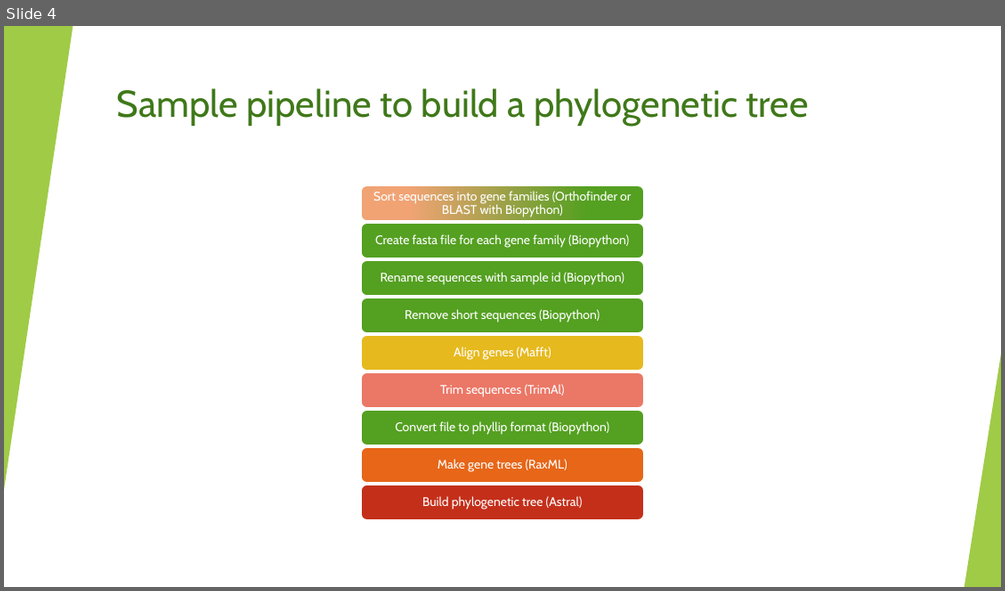
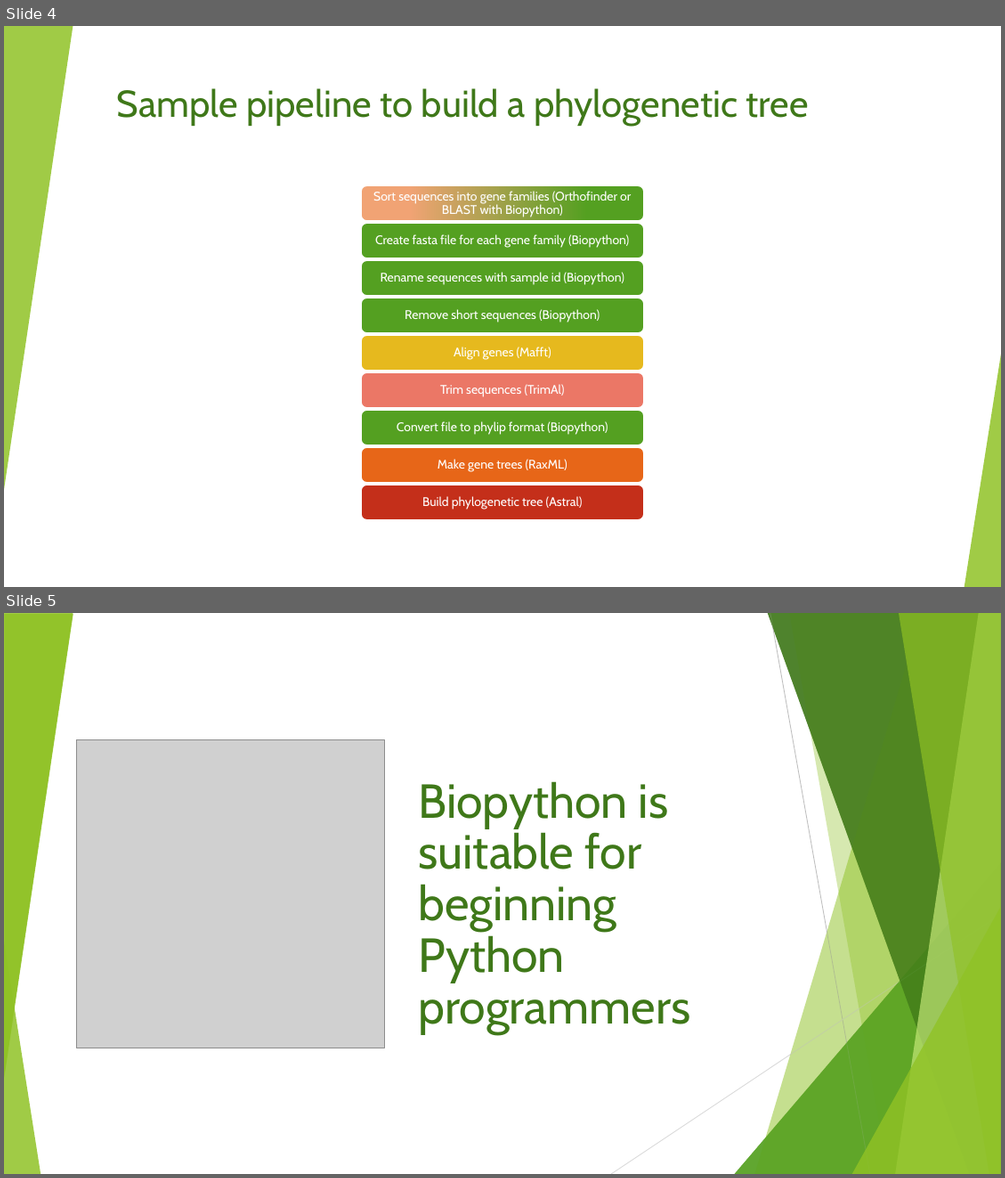
Before and after one commit to aGitHasNoName/Biopython, a slide deck: slides.pptx. Shown one above the other, each under a label of ours: slide 4 before the commit, slides 4 and 5 after it. The pictures are 1005x591 and 1005x1178 pixels, drawn with LibreOffice and Linux fonts; fonts in the diff are those of the drawing; grey boxes stand for pictures. Boxes give left, top, right and bottom in pixels: in the first picture for what was removed or moved away, otherwise in the second. Text is boxed around its words. In the diff, an @@ line names an element or a change of style, - is before the commit and + after.

```diff
--- a/slides.pptx
+++ b/slides.pptx
@@ slide 5 added at [4,613,1001,1174], background #FFFFFF; not listed: 8 template elements that a slide beside it also shows @@
@@ group added at [4,613,1001,1174]: 5 freeform shapes, 3 triangles, 2 lines @@
@@ triangle added at [4,614,73,1078], fill #90C226 at 85% opacity @@
@@ picture added at [77,740,385,1048] @@
@@ title added at [418,781,690,1034], 46 pt, text #3F7819 @@
+Biopython is suitable for beginning Python programmers
@@ slide 4 changed as well @@
@@ text at [396,421,607,435]: text changed @@
-Convert file to phyllip format (Biopython)
+Convert file to phylip format (Biopython)
```
Also in this commit, not shown: 3 other slides changed, 1 other slide added, 1 slide removed.
